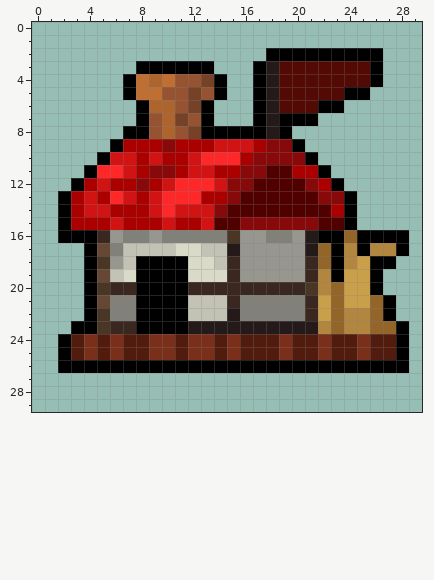
Pixel-art sprite: KrampitzKreutzwiserSettlersOfCatan/src/textures/playerPieces/redHouseSmoke.png. Above is the file before it was changed.
The file is 30x30 pixels. Colours within 5 levels of each other are drawn and written as one.
Once edited:
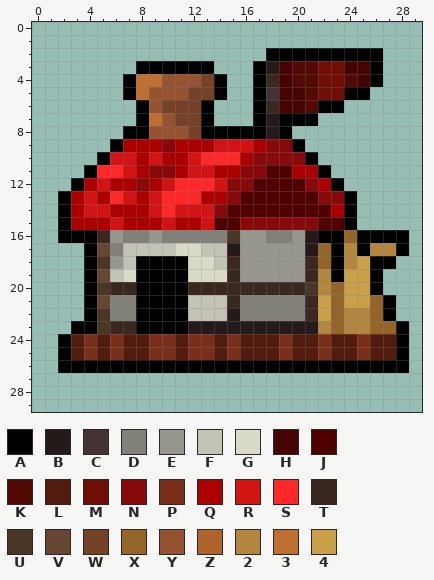
Palette (. is transparent): A #000000  B #241a1a  C #453232  D #818179  E #979790  F #c3c3b5  G #dadac8  H #450401  J #510000  K #530a04  L #511c0d  M #700e05  N #870909  P #7a2f1a  Q #aa0000  R #d11313  S #ff2828  T #392720  U #4a3625  V #664734  W #754127  X #936529  Y #965332  Z #ad652d  2 #b2863f  3 #bf6f32  4 #ca9f4a
Change:
y 3: x 19 K -> H; x 22..25 KKKK -> MMHH
y 4: x 9..10 Z3 -> 3Y; x 18..19 BK -> TH; x 22..23 KK -> MM; x 25 K -> H
y 5: x 9 3 -> Y; x 13 Y -> W; x 18..20 BKK -> CHH; x 22..23 KK -> MM
y 6: x 9..11 ZZY -> YWW; x 18..20 BKK -> THH
y 7: x 9..10 YZ -> 3Y; x 12 Y -> W
y 8: x 10 Z -> Y
